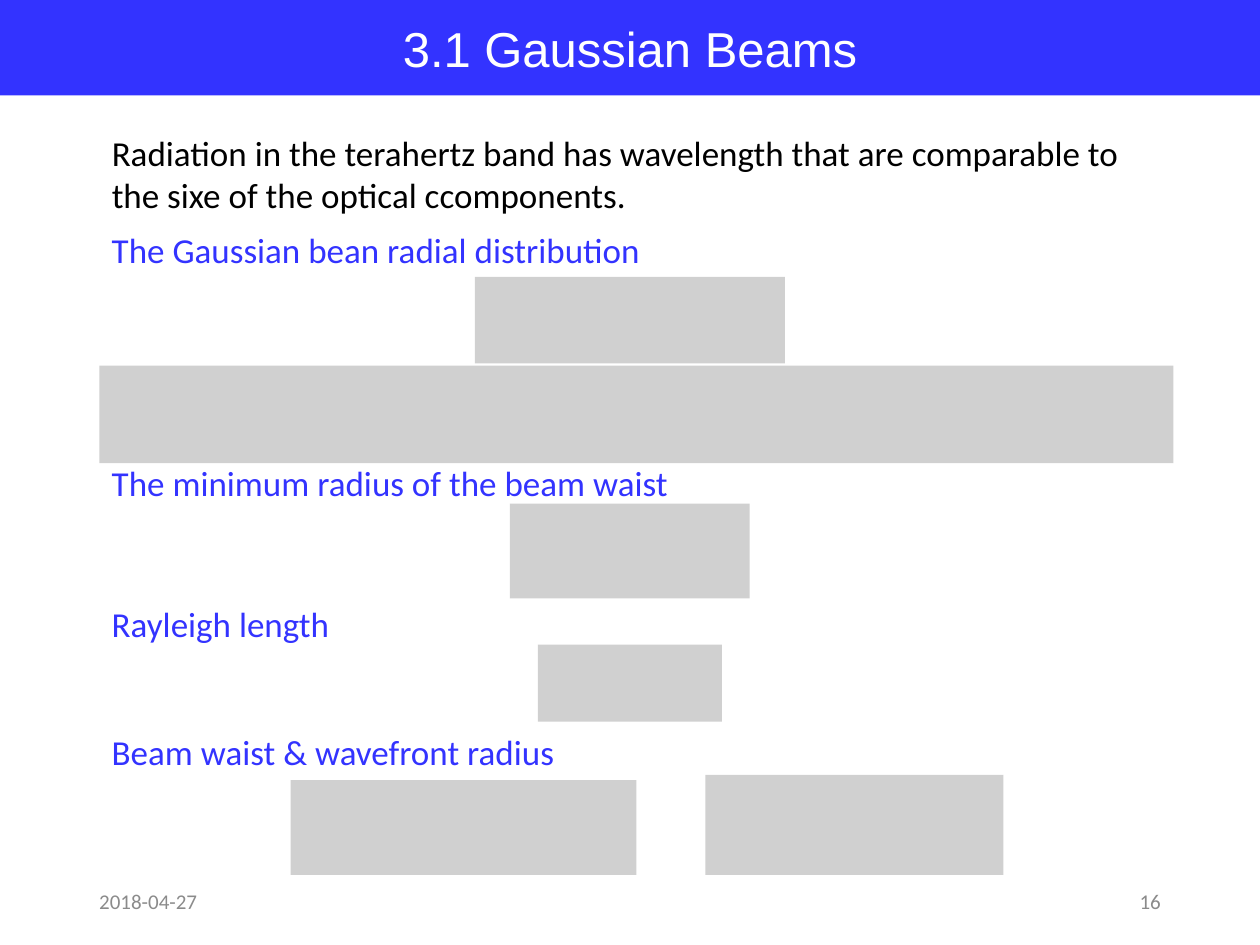
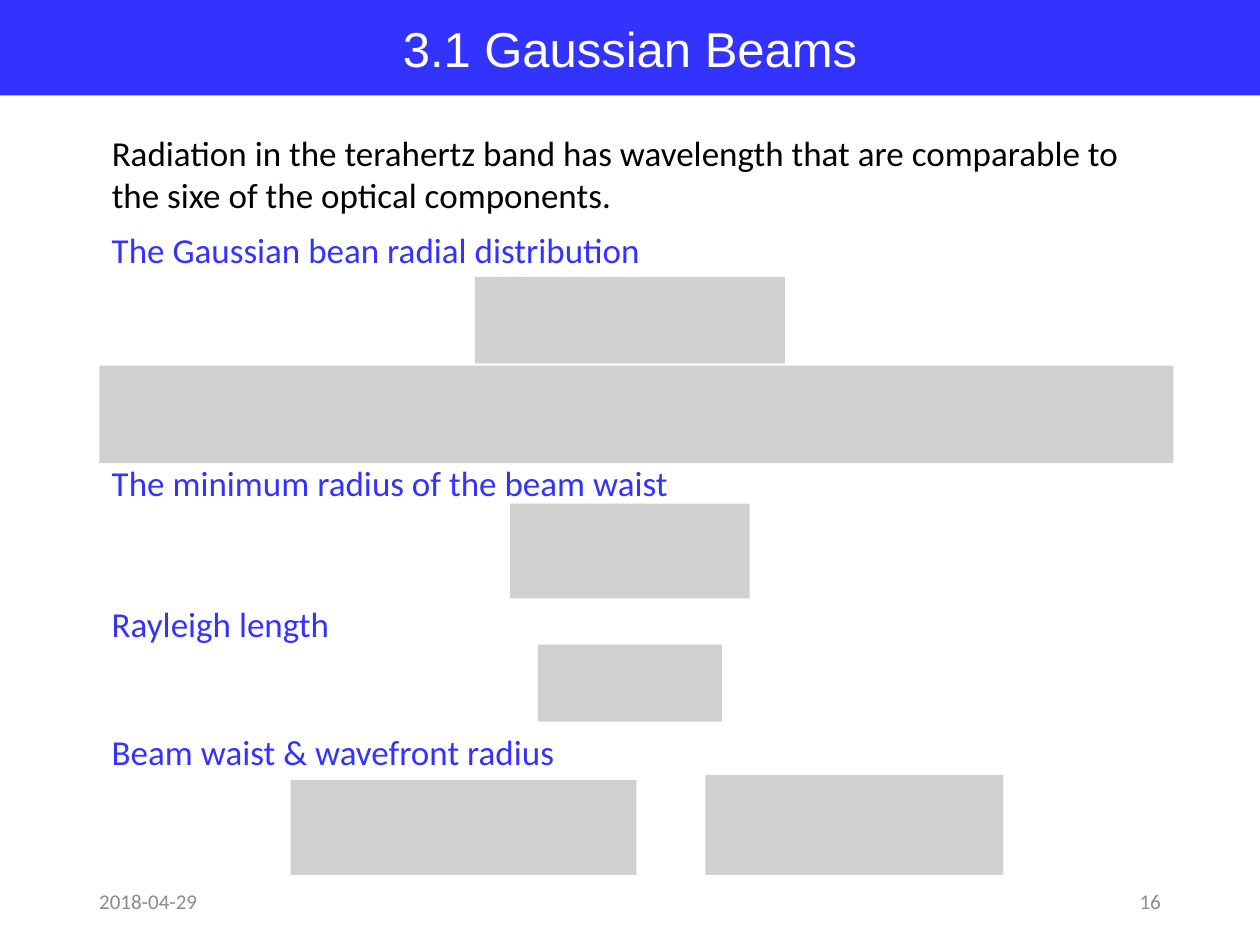
Before and after one commit to jglee96/NBTP_Lab, a slide deck: slide 16 of Terahertz Metrology/Ch8/Terahertz Metrology_Ch8.pptx. Drawn at 1260x945 pixels with LibreOffice and Linux fonts; fonts in the diff are those of the drawing; grey boxes stand for pictures. Boxes give left, top, right and bottom in pixels: in the first picture for what was removed or moved away, otherwise in the second. Text is boxed around its words. In the diff, an @@ line names an element or a change of style, - is before the commit and + after.

```diff
--- a/Terahertz Metrology/Ch8/Terahertz Metrology_Ch8.pptx
+++ b/Terahertz Metrology/Ch8/Terahertz Metrology_Ch8.pptx
@@ text at [112, 141, 1118, 214]: text changed @@
-Radiation in the terahertz band has wavelength that are comparable to the sixe of the optical ccomponents.
+Radiation in the terahertz band has wavelength that are comparable to the sixe of the optical components.
@@ text at [99, 895, 197, 909]: text changed @@
-2018-04-27
+2018-04-29
```
Also in this commit, not shown: 25 other slides changed, 3 slides added, 2 slides removed, 3 other files.
